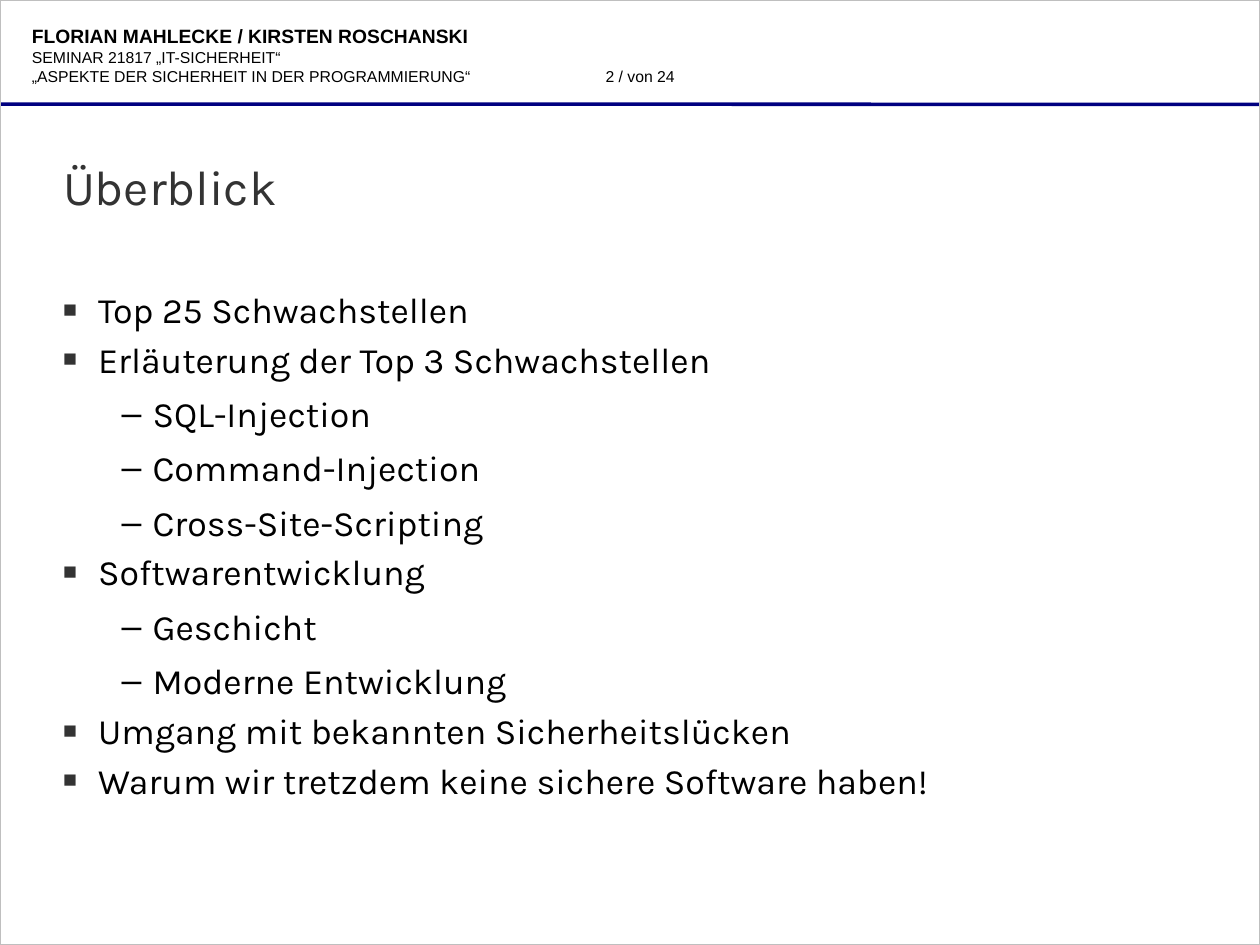
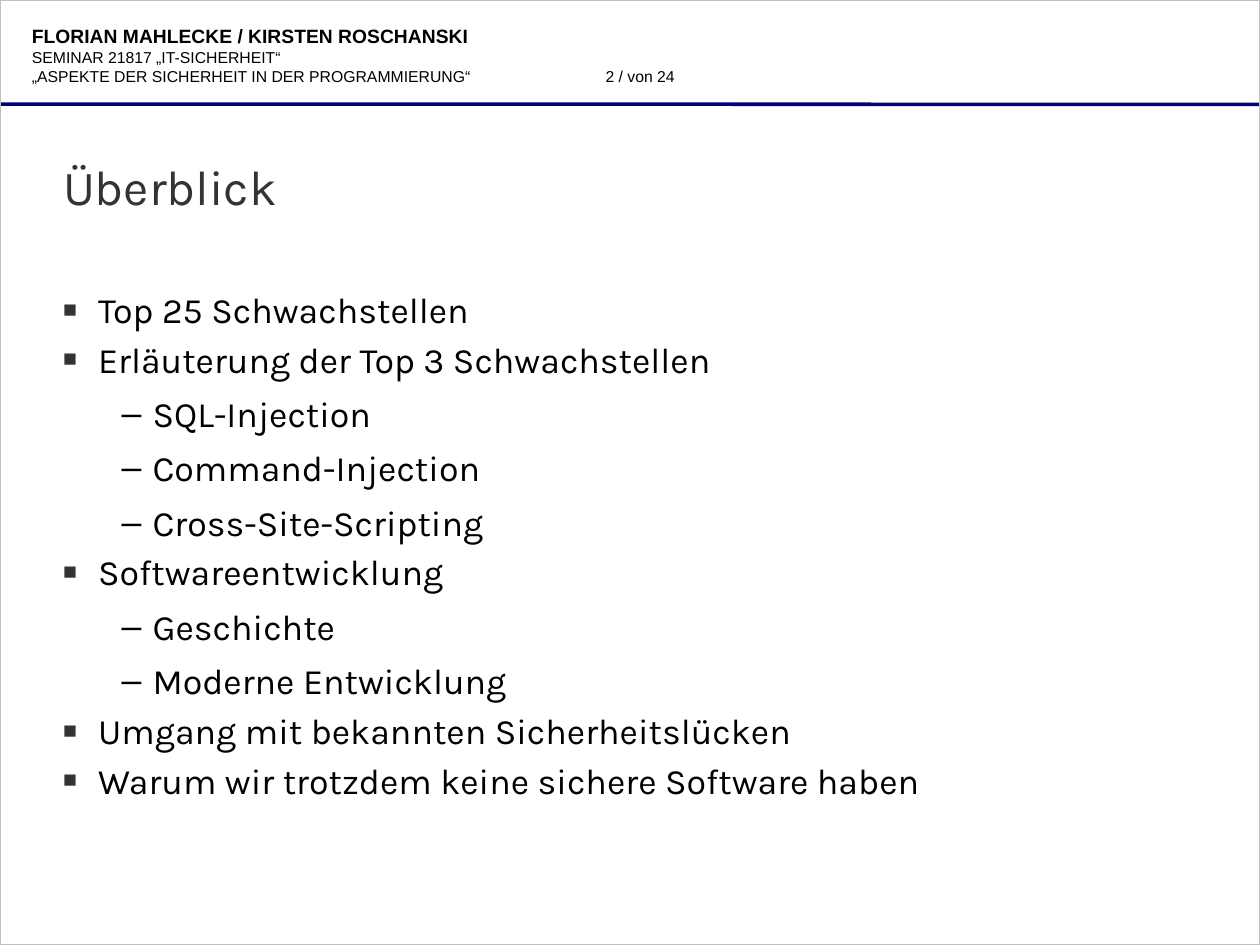
Before and after one commit to katgirl/FernUni, a slide deck: slide 2 of praesentation/21817-folien-9053522,8632014-roschanski,mahlecke-aspekte_der_sicheren_programmierung.odp. Drawn at 1260x945 pixels with LibreOffice and Linux fonts; fonts in the diff are those of the drawing; background and template pictures are left out. Boxes give left, top, right and bottom in pixels: in the first picture for what was removed or moved away, otherwise in the second. Text is boxed around its words. In the diff, an @@ line names an element or a change of style, - is before the commit and + after.

```diff
--- a/praesentation/21817-folien-9053522,8632014-roschanski,mahlecke-aspekte_der_sicheren_programmierung.odp
+++ b/praesentation/21817-folien-9053522,8632014-roschanski,mahlecke-aspekte_der_sicheren_programmierung.odp
@@ text at (98,560,443,641): text changed @@
-■ Softwarentwicklung
-  – Geschicht
+■ Softwareentwicklung
+  – Geschichte
@@ text at (98,769,919,795): text changed @@
-■ Warum wir tretzdem keine sichere Software haben!
+■ Warum wir trotzdem keine sichere Software haben
```
Also in this commit, not shown: 9 other slides changed, 1 slide removed, 4 other files.
